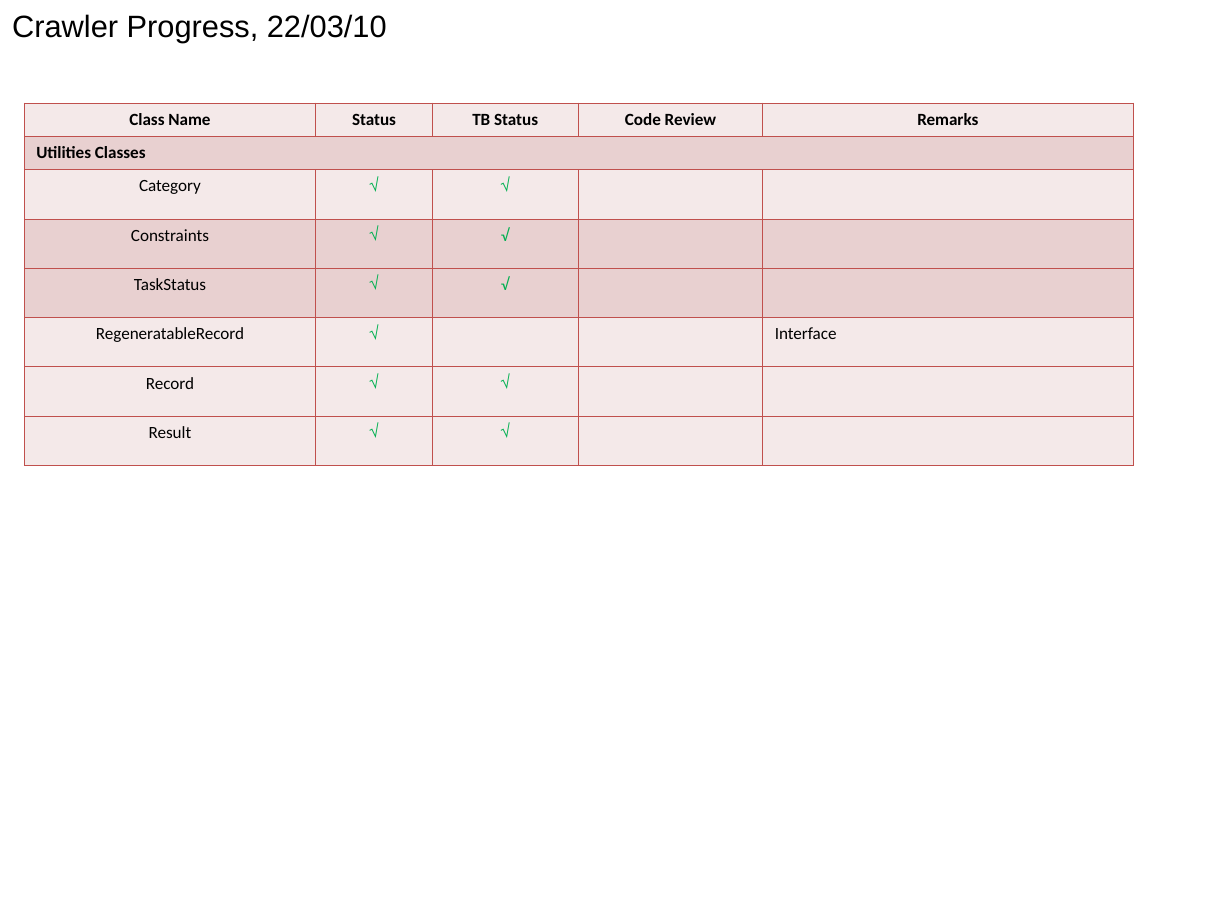
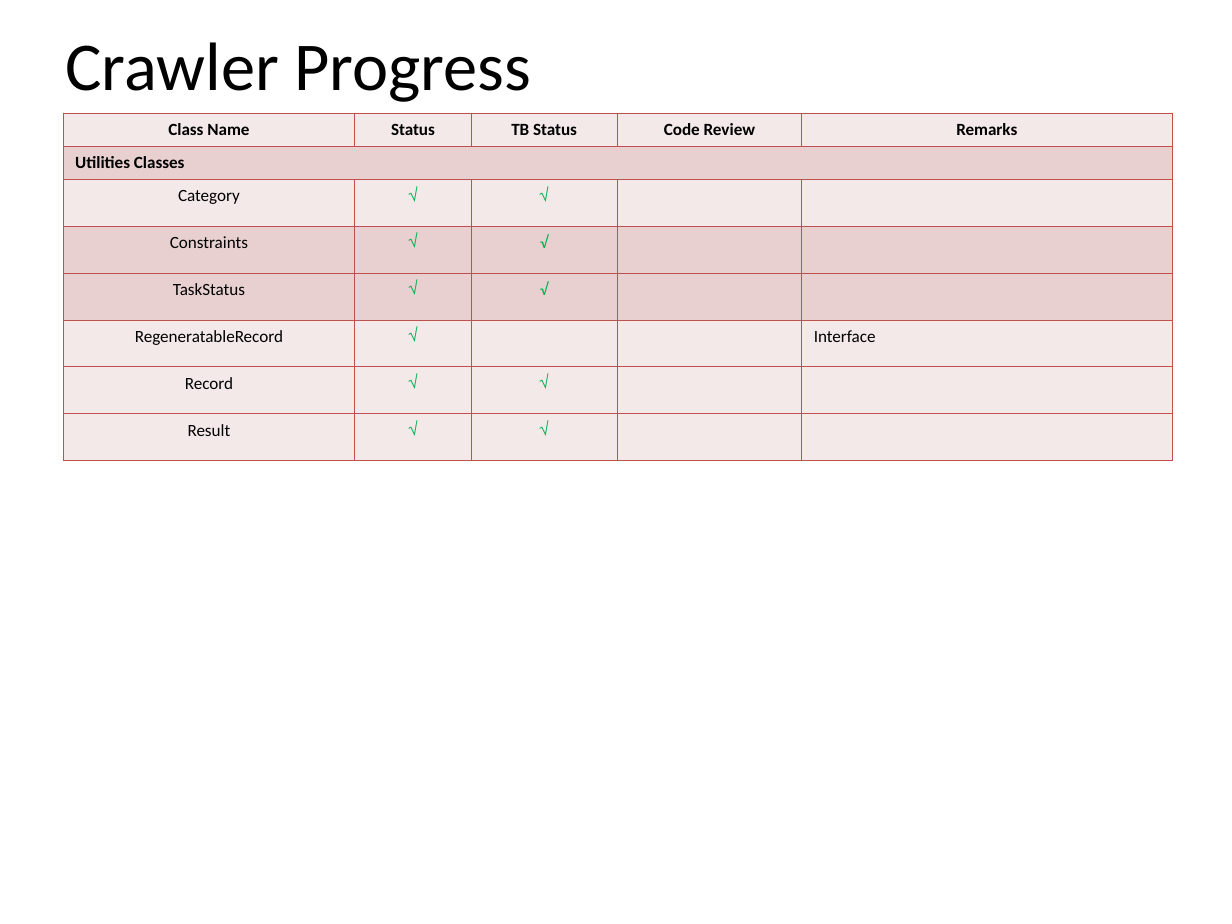
Before and after one commit to tru3d3v/iwebcrawler, a slide deck: slide 2 of Docs/Progress.ppt. Drawn at 1232x924 pixels with LibreOffice and Linux fonts; fonts in the diff are those of the drawing. Boxes give left, top, right and bottom in pixels: in the first picture for what was removed or moved away, otherwise in the second. Text is boxed around its words. In the diff, an @@ line names an element or a change of style, - is before the commit and + after.

```diff
--- a/Docs/Progress.ppt
+++ b/Docs/Progress.ppt
@@ text at <box>65,42,531,102</box>: text changed; size 18 to 40 pt; font Arial to Calibri @@
-Crawler Progress, 22/03/10
+Crawler Progress
@@ table: place and size @@
-table at <box>25,103,1135,442</box>
+table at <box>63,113,1173,440</box>
```
Also in this commit, not shown: 1 other slide changed, 1 slide added.
